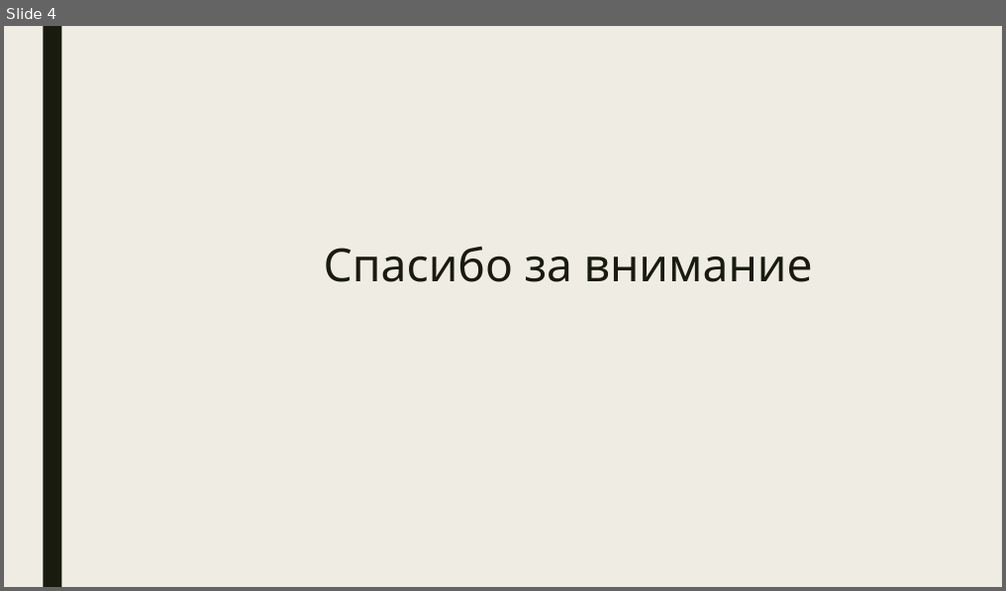
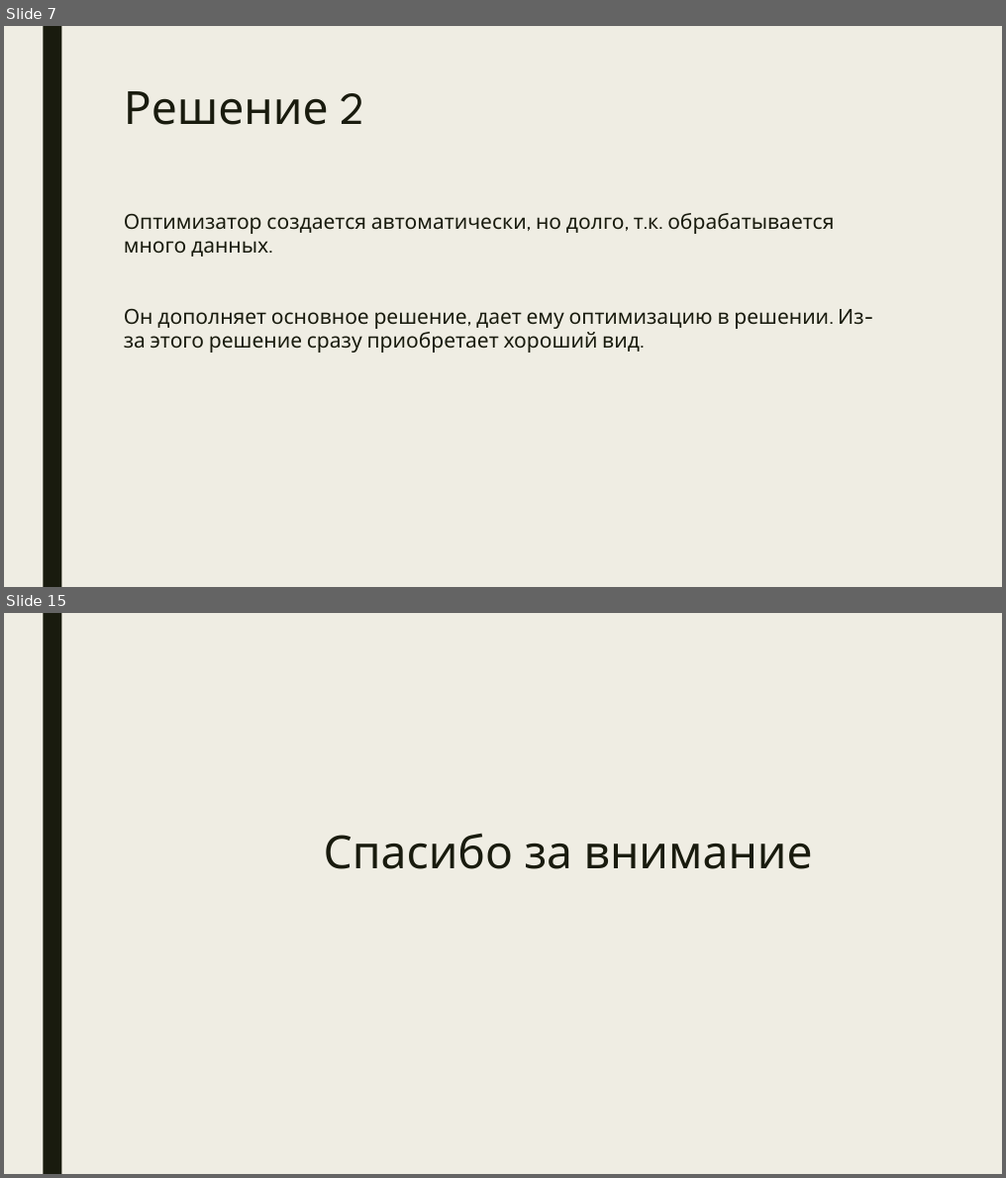
Before and after one commit to nsuglob/alice-generate-poems, a slide deck: doc_ru.pptx. Shown one above the other, each under a label of ours: slide 4 before the commit, slides 7 and 15 after it; the slides between them are not shown. The pictures are 1006x591 and 1006x1178 pixels, drawn with LibreOffice and Linux fonts; fonts in the diff are those of the drawing. Boxes give left, top, right and bottom in pixels: in the first picture for what was removed or moved away, otherwise in the second. Text is boxed around its words. In the diff, an @@ line names an element or a change of style, - is before the commit and + after.

```diff
--- a/doc_ru.pptx
+++ b/doc_ru.pptx
@@ slide 7 added at (4, 26, 1002, 587), background #EFEDE3; not listed: 1 template element that a slide beside it also shows @@
@@ text added at (124, 91, 364, 125), 44 pt, text #191B0E @@
+Решение 2
@@ text added at (124, 213, 863, 353), 20 pt, text #191B0E @@
+Оптимизатор создается автоматически, но долго, т.к. обрабатывается много данных.
+Он дополняет основное решение, дает ему оптимизацию в решении. Из-за этого решение сразу приобретает хороший вид.
@@ what was slide 4 is now slide 15 @@
```
Also in this commit, not shown: 3 slides changed, 10 other slides added.
